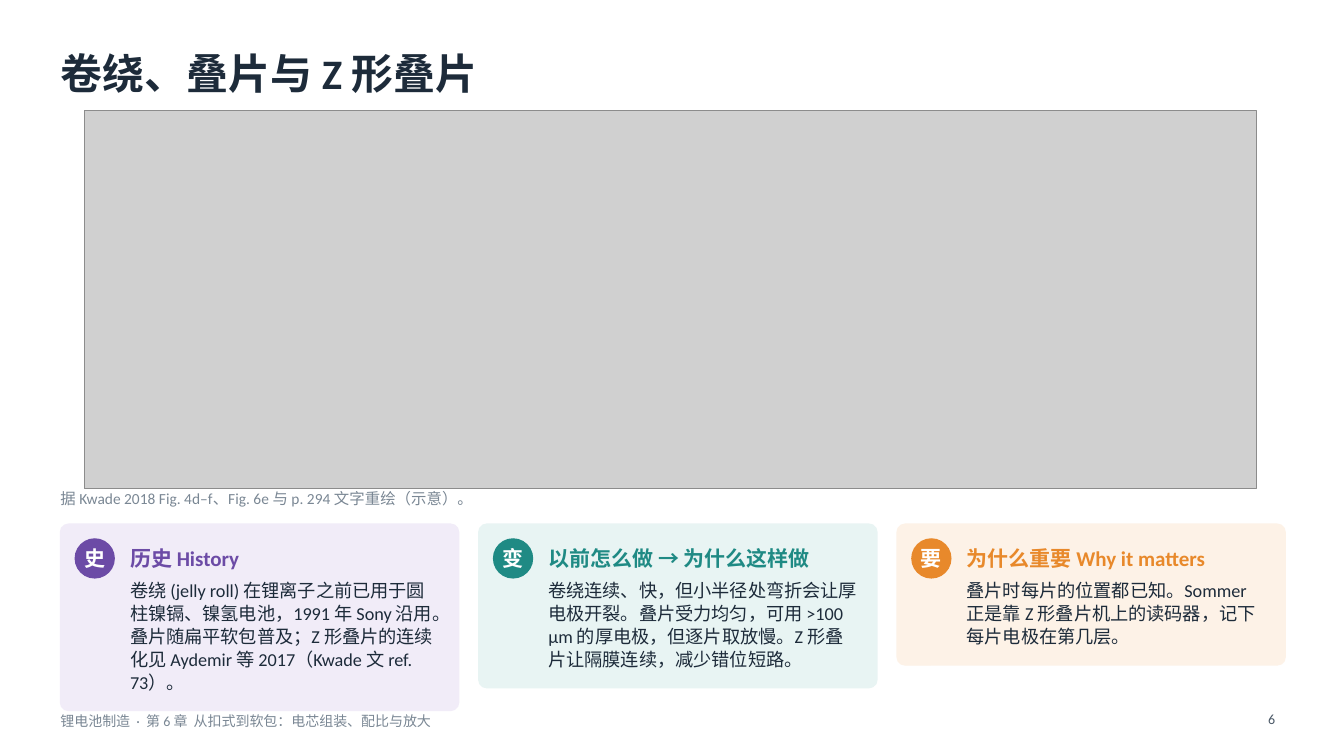
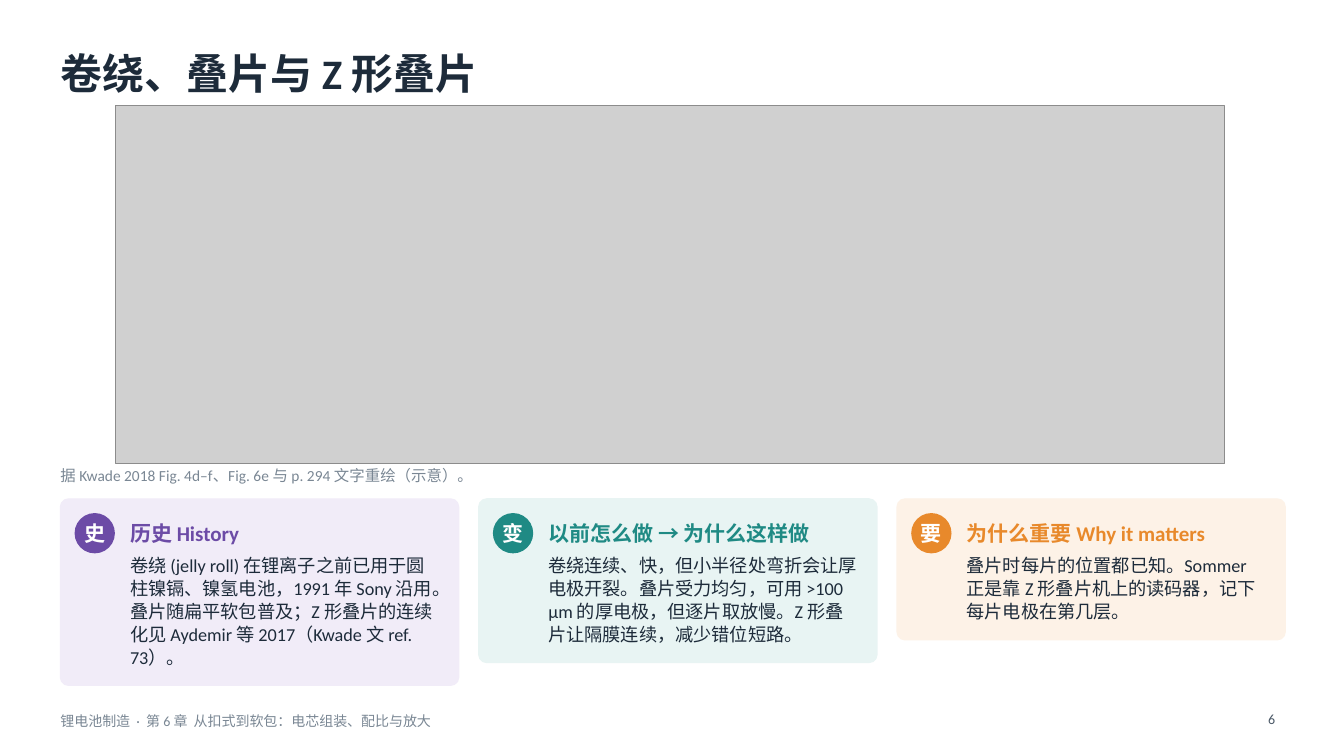
Before and after one commit to zhaoyuw44-lang/Trash, a slide deck: slide 6 of slides/decks/batmfg/batmfg_ch6.pptx. Drawn at 1344x756 pixels with LibreOffice and Linux fonts; fonts in the diff are those of the drawing; grey boxes stand for pictures. Boxes give left, top, right and bottom in pixels: in the first picture for what was removed or moved away, otherwise in the second. Text is boxed around its words. In the diff, an @@ line names an element or a change of style, - is before the commit and + after.

```diff
--- a/slides/decks/batmfg/batmfg_ch6.pptx
+++ b/slides/decks/batmfg/batmfg_ch6.pptx
@@ picture: place and size @@
-picture at box(85, 111, 1256, 489)
+picture at box(116, 106, 1226, 464)
@@ 7 texts, 3 ellipses, 3 rounded rectangles: place and size @@
-7 texts, 3 ellipses, 3 rounded rectangles at box(60, 488, 1286, 711)
+7 texts, 3 ellipses, 3 rounded rectangles at box(60, 468, 1286, 686)
```
Also in this commit, not shown: 3 other slides changed, 4 other files.
